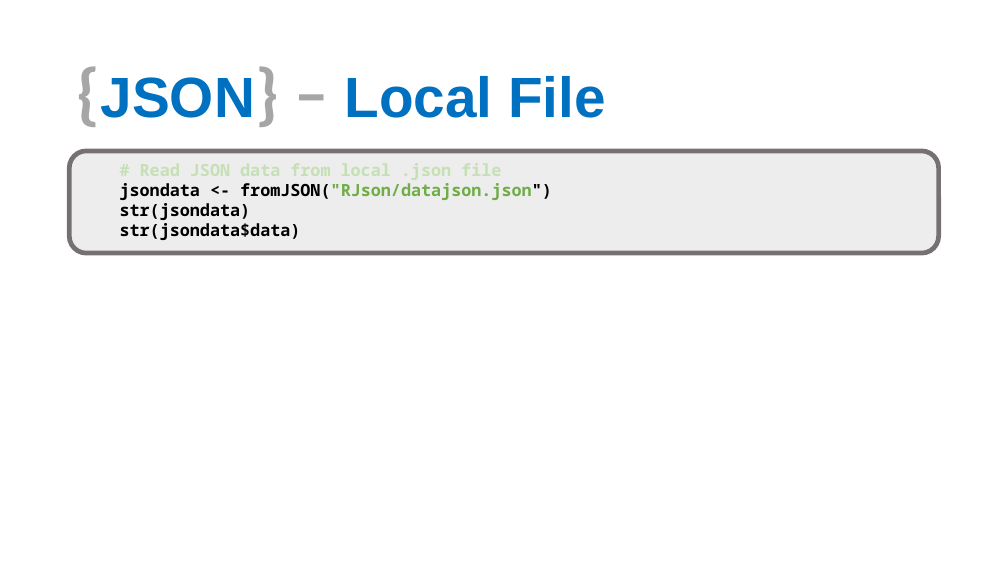
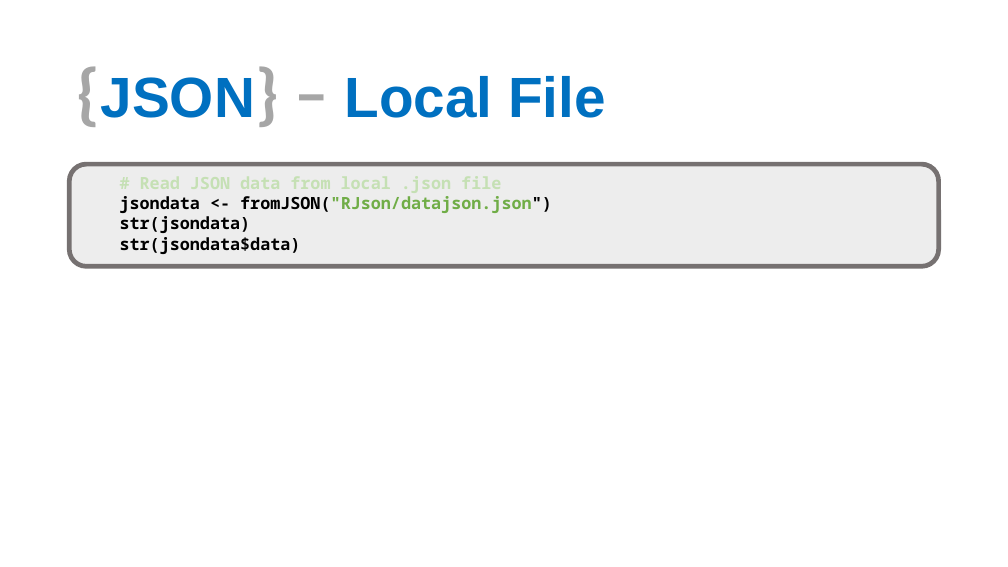
Before and after one commit to aephidayatuloh/basic_r_json, a slide deck: slide 18 of Introduction To R & JSON.pptx. Drawn at 1008x567 pixels with LibreOffice and Linux fonts; fonts in the diff are those of the drawing; background and template pictures are left out. Boxes give left, top, right and bottom in pixels: in the first picture for what was removed or moved away, otherwise in the second. Text is boxed around its words. In the diff, an @@ line names an element or a change of style, - is before the commit and + after.

```diff
--- a/Introduction To R & JSON.pptx
+++ b/Introduction To R & JSON.pptx
@@ text "# Read JSON data from ...": place and size @@
-text "# Read JSON data from ..." at <box>70,151,939,253</box>
+text "# Read JSON data from ..." at <box>70,164,939,266</box>
```
Also in this commit, not shown: 4 other slides changed, 1 slide added.
